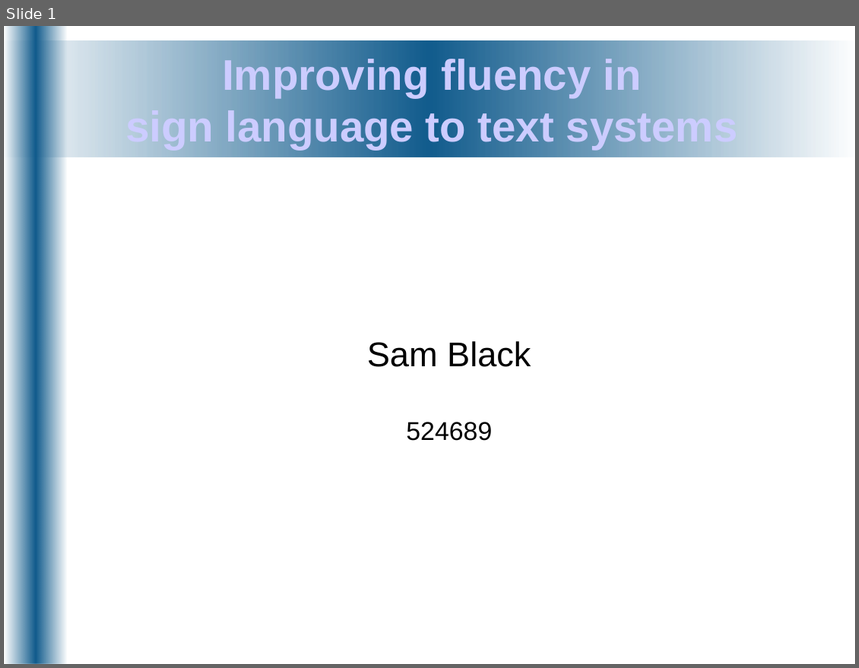
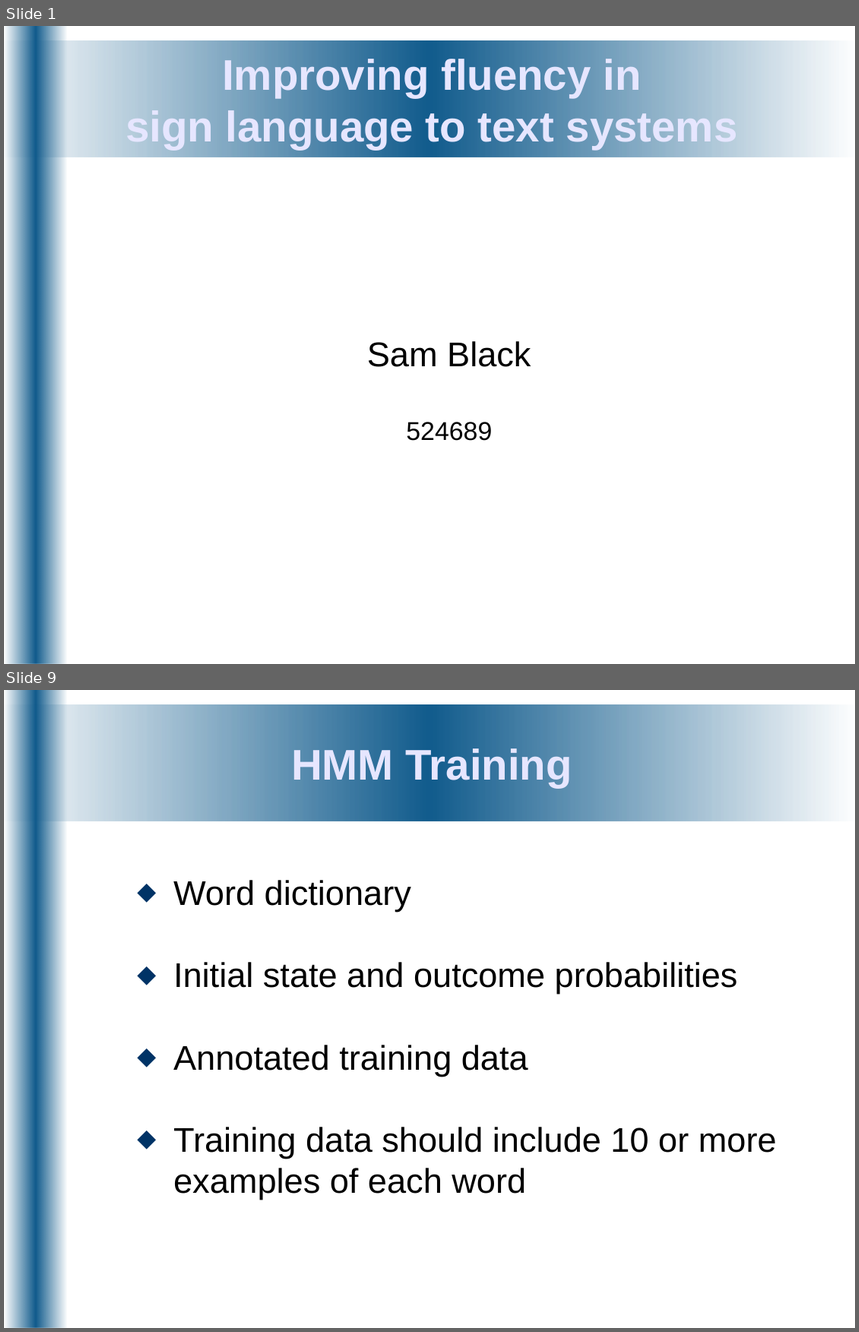
Before and after one commit to DorisGao/personal-uni, a slide deck: ee4p/docs/Presentations/bench_inspect-0812071414.odp. Shown one above the other, each under a label of ours: slide 1 before the commit, slides 1 and 9 after it; the slides between them are not shown. The pictures are 859x668 and 859x1332 pixels, drawn with LibreOffice and Linux fonts; fonts in the diff are those of the drawing. Boxes give left, top, right and bottom in pixels: in the first picture for what was removed or moved away, otherwise in the second. Text is boxed around its words. In the diff, an @@ line names an element or a change of style, - is before the commit and + after.

Commit message:
Word complete on presentation

```diff
--- a/ee4p/docs/Presentations/bench_inspect-0812071414.odp
+++ b/ee4p/docs/Presentations/bench_inspect-0812071414.odp
@@ slide 9 added at <box>4,690,855,1328</box>, background #FFFFFF; not listed: 2 template elements that a slide beside it also shows @@
@@ title added at <box>291,745,572,787</box>, 40 pt, text #E6E6FF, bold @@
+HMM Training
@@ text added at <box>173,880,777,1200</box>, 32 pt, text #000000 @@
+⬥ Word dictionary
+⬥ Initial state and outcome probabilities
+⬥ Annotated training data
+⬥ Training data should include 10 or more examples of each word
@@ slide 1 changed as well @@
@@ title "Improving fluency in sign language ..." at <box>126,56,738,149</box>: text colour #CCCCFF to #E6E6FF @@
```
Also in this commit, not shown: 13 other slides added, 8 slides removed, 1 other file.
